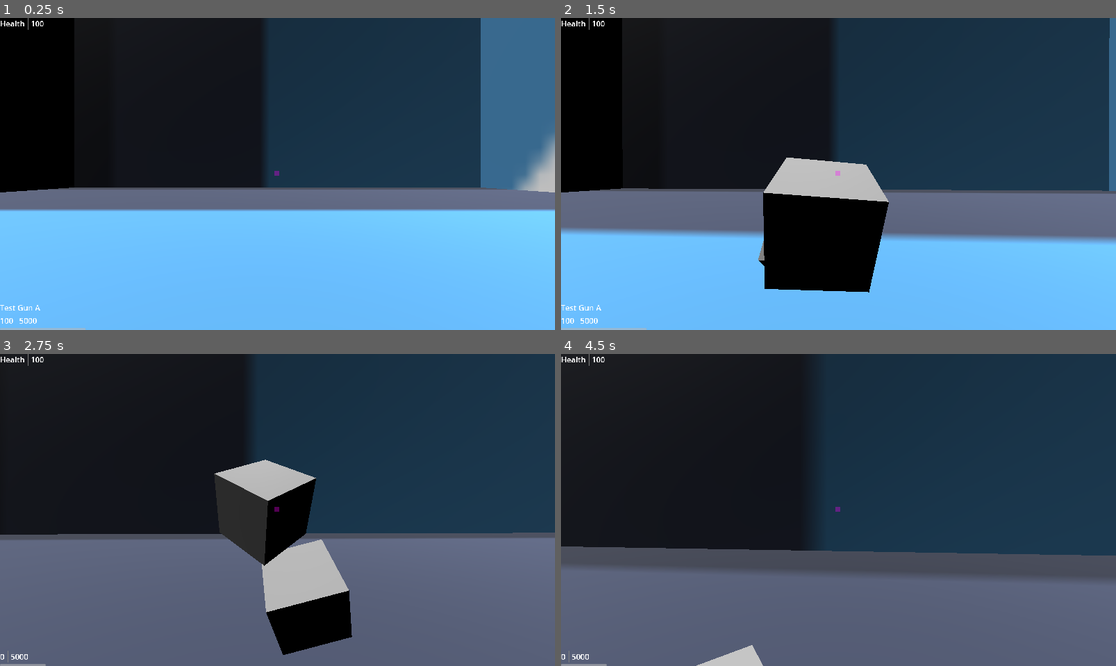
Above: before the commit, frames 1-4 (two rows, left to right).
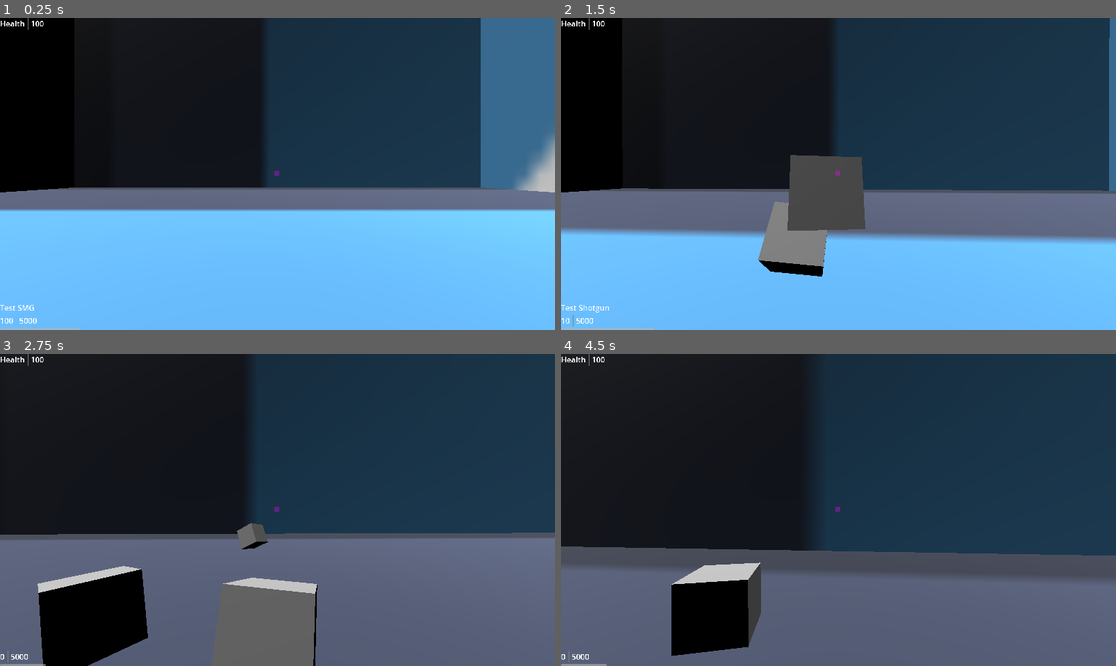
Above: after the commit, the same moments.

Repository: mabanana/FPS-Project-A
Game: Godot game, scene res://test_scene.tscn
Same seed, same stepped clock (60 frames per second), same inputs: the game is played once before the commit and once after it. The engine's default icon, where the game draws it, is replaced by a stand-in: a white triangle on a blue panel in a dark square.
Inputs (mouse positions are in pixels of both pictures, inside the frame that each line leads up to):
- Up to frame 1 (0.25 s): no input
- Up to frame 2 (1.5 s): tap Enter (ui_accept) at 0.5, 0.77 s; move the mouse to (866, 174) at 0.52 s; hold Q (drop_equip) 0.53-1.28 s; hold Up (ui_up) from 0.53 s (still down); move the mouse to (810, 174) at 1.27 s; tap Q (drop_equip) at 1.35 s
- Up to frame 3 (2.75 s): keep holding Up (ui_up); tap Enter (ui_accept) at 1.52 s; move the mouse to (288, 503) at 2.02 s; hold E (interact) from 2.03 s (still down); tap Q (drop_equip) at 2.3 s
- Up to frame 4 (4.5 s): keep holding Up (ui_up); move the mouse to (832, 516) at 2.77 s; release E (interact) at 2.78 s; click (832, 516) at 2.85 s; tap Enter (ui_accept) at 3.02, 3.77 s; tap Q (drop_equip) at 3.05, 4.35 s; move the mouse to (877, 513) at 3.52 s; hold Q (drop_equip) 3.53-4.28 s; tap R (reload) at 4.15 s; move the mouse to (794, 506) at 4.27 s

The runs differ from the first frame. In frame 1, less than 0.1% of the frame differs, in the area x 3-16%, y 91-100%; in frame 2, 8.4%; in frame 3, 14%, in the area x 6-64%, y 33-100%; in frame 4, 4.6%.

Commit message:
Add new metadata to guns

Diff:
--- a/gun_slot.gd
+++ b/gun_slot.gd
@@ -55,20 +55,20 @@
 func shoot():
 	if shoot_cd <= 0 and core.inventory.active_gun.mag_curr > 0 and not reloading:
 		shoot_cd = 100/core.inventory.active_gun.metadata.fire_rate
-	elif core.inventory.active_gun.mag_curr == 0:
-		reload()
+	else:
+		if core.inventory.active_gun.mag_curr <= 0:
+			reload()
 		return
-	else:
-		return
-	_update_ammo(core.inventory.active_gun.mag_curr - 1)
-	var query = cast_ray_towards_mouse(core.inventory.active_gun.metadata.accuracy)
-	var result = get_world_3d().direct_space_state.intersect_ray(query)
-	if result:
-		var new_bullet_hole = bullet_hole.instantiate()
-		new_bullet_hole.position = result.position
-		%UntrackedEntities.add_child(new_bullet_hole)
-		if result.collider.has_method("take_damage"):
-			result.collider.take_damage(core.inventory.active_gun.metadata.damage_floor, core.inventory.active_gun.metadata.damage_ceiling, character, result.position)
+	_update_ammo(core.inventory.active_gun.mag_curr - core.inventory.active_gun.metadata.ammo_per_shot)
+	for i in range(core.inventory.active_gun.metadata.pellet_count):
+		var query = cast_ray_towards_mouse(core.inventory.active_gun.metadata.accuracy)
+		var result = get_world_3d().direct_space_state.intersect_ray(query)
+		if result:
+			var new_bullet_hole = bullet_hole.instantiate()
+			new_bullet_hole.position = result.position
+			%UntrackedEntities.add_child(new_bullet_hole)
+			if result.collider.has_method("take_damage"):
+				result.collider.take_damage(core.inventory.active_gun.metadata.damage_floor, core.inventory.active_gun.metadata.damage_ceiling, character, result.position)
 
 func pickup_gun(gun_model: GunModel, gun_id: int):
 	_add_gun_to_inventory(gun_model)
@@ -81,12 +81,10 @@
 	var throw_vector = inaccuratize_vector(-character.camera.get_global_transform().basis.z.normalized(), THROW_ACCURACY)
 	signal_payload["position"] = character.position + throw_vector
 	signal_payload["gun_model"] = core.inventory.active_gun
-	# TODO: add mass to gun metadata for velocity calculation
-	signal_payload["linear_velocity"] = throw_vector * THROW_FORCE / 3
-	signal_payload["angular_velocity"] = throw_vector.cross(Vector3.UP) * THROW_FORCE / 3
+	signal_payload["linear_velocity"] = throw_vector * THROW_FORCE / core.inventory.active_gun.metadata.mass
+	signal_payload["angular_velocity"] = throw_vector.cross(Vector3.UP) * THROW_FORCE / core.inventory.active_gun.metadata.mass
 	_drop_gun_on_map(core.inventory.active_gun, signal_payload)
 	_remove_active_gun()
-	cycle_next_active_gun()
 
 func cycle_next_active_gun():
 	_set_active_gun(core.inventory.active_gun_index + 1)
--- a/models/gun.gd
+++ b/models/gun.gd
@@ -2,7 +2,8 @@
 
 enum GunType {
 	TEST_GUN_A,
-	TEST_GUN_B
+	TEST_GUN_B,
+	TEST_GUN_C
 }
 
 var id: int
--- a/models/gun_metadata.gd
+++ b/models/gun_metadata.gd
@@ -8,10 +8,15 @@
 var reload_time: int
 var accuracy: int
 var mag_size: int
+var mass: int
+var pellet_count: int
+var ammo_per_shot: int
 
 # NOTE: Store these as immutable singletons to improve performance
-static var TEST_GUN_A := GunMetadataModel.new("Test Gun A", 3, 50, 12, 1, 75, 100)
-static var TEST_GUN_B := GunMetadataModel.new("Test Gun B", 70, 200, 2, 5, 90, 12)
+# When adding a new gun, update GunMetadataModel.from() and GunModel.GunType
+static var TEST_GUN_A := GunMetadataModel.new("Test SMG", 3, 50, 12, 1, 75, 100, 3, 1, 1)
+static var TEST_GUN_B := GunMetadataModel.new("Test 2-Shot Pistol", 70, 200, 2, 5, 90, 12, 2, 2, 2)
+static var TEST_GUN_C := GunMetadataModel.new("Test Shotgun", 3, 10, 1, 2, 60, 10, 5, 10, 2)
 
 func _init(
 	name: String,
@@ -21,6 +26,9 @@
 	reload_time: int,
 	accuracy: int,
 	mag_size: int,
+	mass: int,
+	pellet_count: int,
+	ammo_per_shot: int
 ) -> void:
 	self.name = name
 	self.damage_floor = damage_floor
@@ -29,6 +37,9 @@
 	self.reload_time = reload_time
 	self.accuracy = accuracy
 	self.mag_size = mag_size
+	self.mass = mass
+	self.pellet_count = pellet_count
+	self.ammo_per_shot = ammo_per_shot if ammo_per_shot else pellet_count
 
 static func from(gun_type: GunModel.GunType) -> GunMetadataModel:
 	match gun_type:
@@ -36,6 +47,8 @@
 			return TEST_GUN_A
 		GunModel.GunType.TEST_GUN_B:
 			return TEST_GUN_B
+		GunModel.GunType.TEST_GUN_C:
+			return TEST_GUN_C
 		_:
 			assert(false, "Unknown GunType")
 			return null
--- a/test_scene.gd
+++ b/test_scene.gd
@@ -28,8 +28,8 @@
 func initialize_test_scene_map() -> void:
 	# Initialize Inventory Model
 	core.inventory.guns.append(GunModel.new_with_full_ammo(1, GunModel.GunType.TEST_GUN_A))
-	core.inventory.guns.append(GunModel.new_with_full_ammo(1, GunModel.GunType.TEST_GUN_A))
 	core.inventory.guns.append(GunModel.new_with_full_ammo(1, GunModel.GunType.TEST_GUN_B))
+	core.inventory.guns.append(GunModel.new_with_full_ammo(1, GunModel.GunType.TEST_GUN_C))
 	# Initialize Map Model
 	for child in scene_entities.get_children():
 		child.id = core.services.generate_id()
